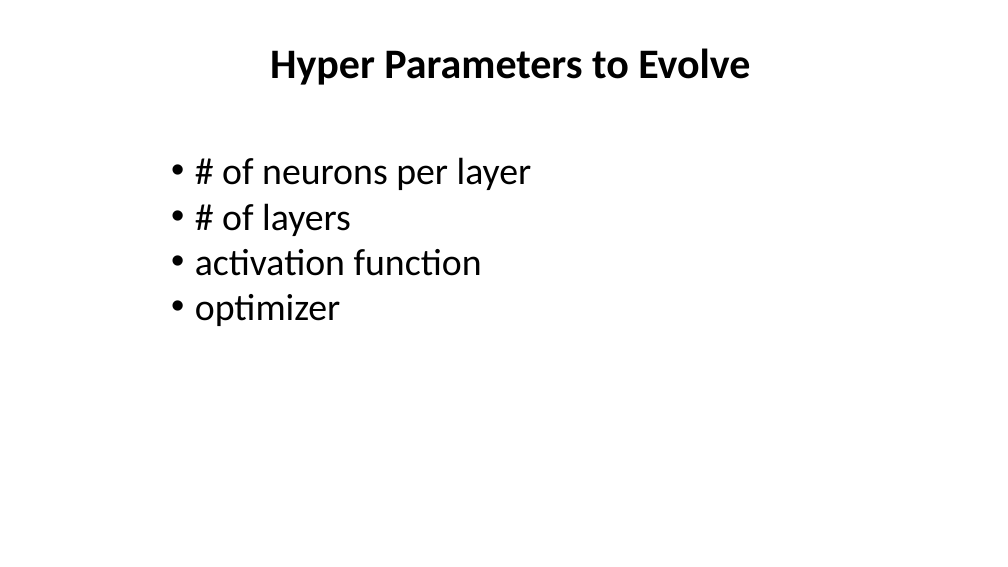
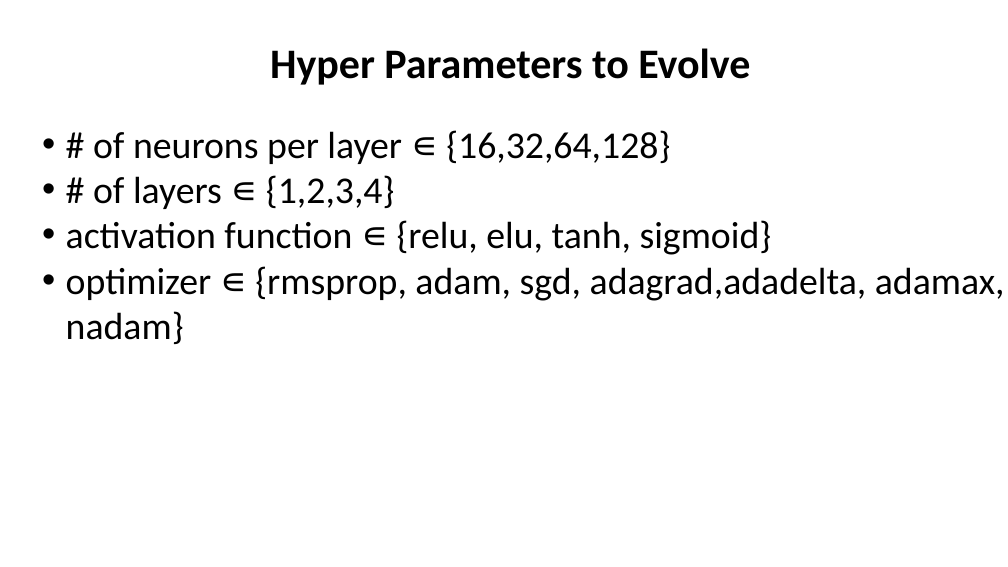
Before and after one commit to cjmasini/football_predictor, a slide deck: slide 5 of Presentation.pptx. Drawn at 1008x567 pixels with LibreOffice and Linux fonts; fonts in the diff are those of the drawing. Boxes give left, top, right and bottom in pixels: in the first picture for what was removed or moved away, otherwise in the second. Text is boxed around its words. In the diff, an @@ line names an element or a change of style, - is before the commit and + after.

```diff
--- a/Presentation.pptx
+++ b/Presentation.pptx
@@ text at (66, 130, 1005, 344): text changed @@
-• # of neurons per layer
-• # of layers
-• activation function
-• optimizer
+• # of neurons per layer ∊ {16,32,64,128}
+• # of layers ∊ {1,2,3,4}
+• activation function ∊ {relu, elu, tanh, sigmoid}
+• optimizer ∊ {rmsprop, adam, sgd, adagrad,adadelta, adamax, nadam}
```
Also in this commit, not shown: 5 other slides changed.
